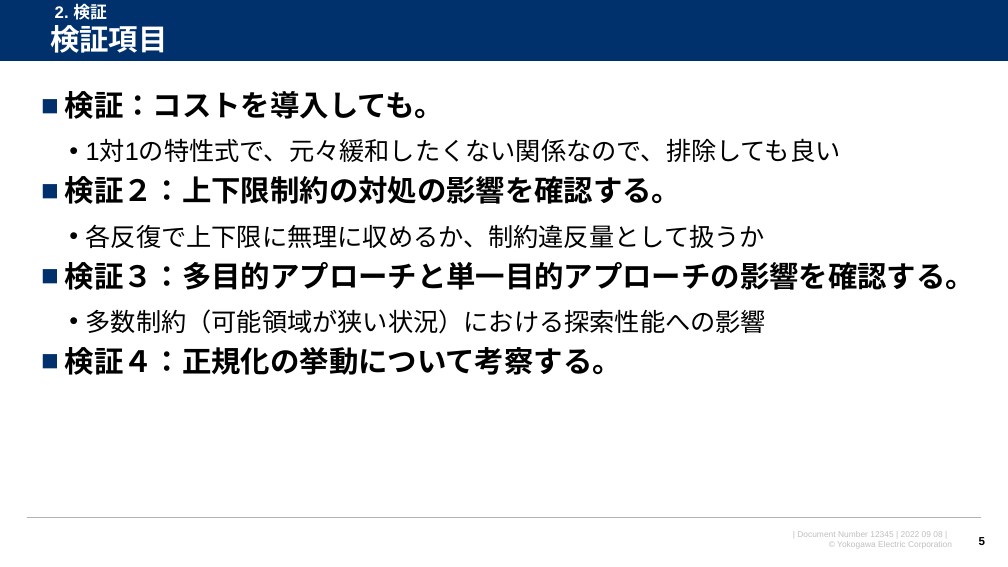
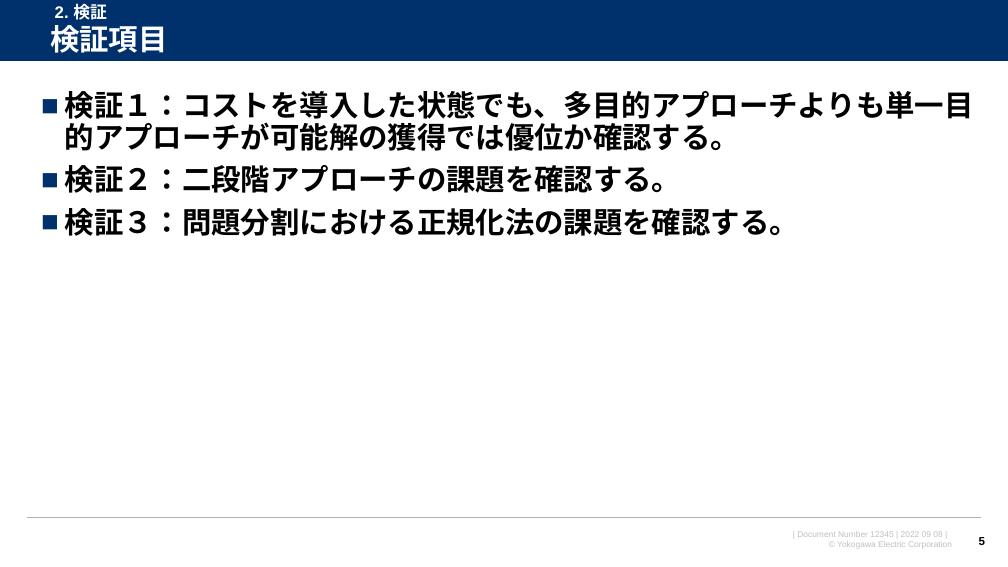
Before and after one commit to watarukumagai-git/opt, a slide deck: slide 5 of opt/220915_スケジューリング問題の検証_rev.0.pptx. Drawn at 1008x567 pixels with LibreOffice and Linux fonts; fonts in the diff are those of the drawing; background and template pictures are left out. Boxes give left, top, right and bottom in pixels: in the first picture for what was removed or moved away, otherwise in the second. Text is boxed around its words. In the diff, an @@ line names an element or a change of style, - is before the commit and + after.

```diff
--- a/opt/220915_スケジューリング問題の検証_rev.0.pptx
+++ b/opt/220915_スケジューリング問題の検証_rev.0.pptx
@@ text at (x1=65, y1=91, x2=974, y2=236): text changed; size 24 to 28 pt; bold on @@
-■ 検証：コストを導入しても。
-  • 1対1の特性式で、元々緩和したくない関係なので、排除しても良い
-■ 検証２：上下限制約の対処の影響を確認する。
-  • 各反復で上下限に無理に収めるか、制約違反量として扱うか
-■ 検証３：多目的アプローチと単一目的アプローチの影響を確認する。
-  • 多数制約（可能領域が狭い状況）における探索性能への影響
-■ 検証４：正規化の挙動について考察する。
+■ 検証１：コストを導入した状態でも、多目的アプローチよりも単一目的アプローチが可能解の獲得では優位か確認する。
+■ 検証２：二段階アプローチの課題を確認する。
+■ 検証３：問題分割における正規化法の課題を確認する。
```
Also in this commit, not shown: 15 other slides changed, 4 slides added.
